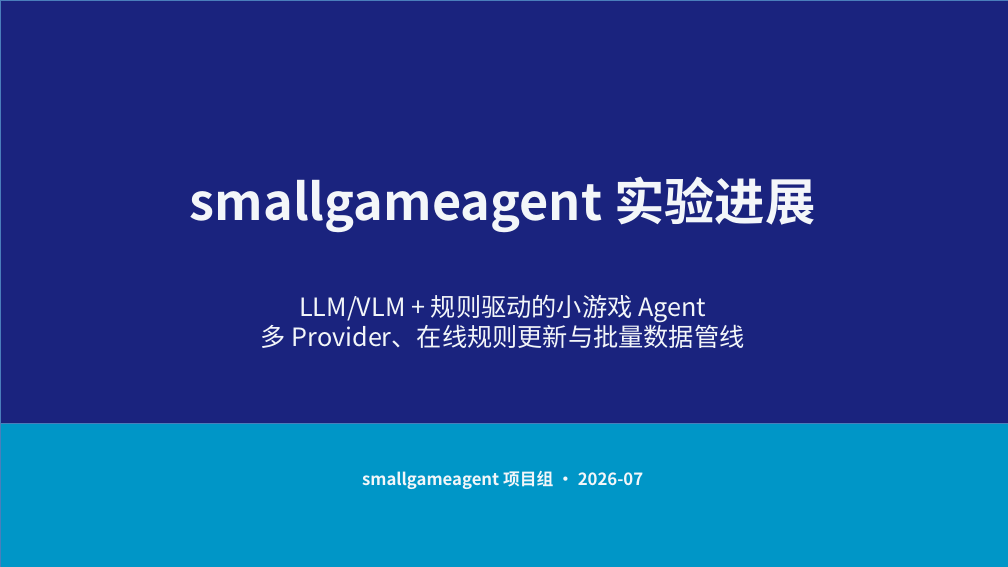
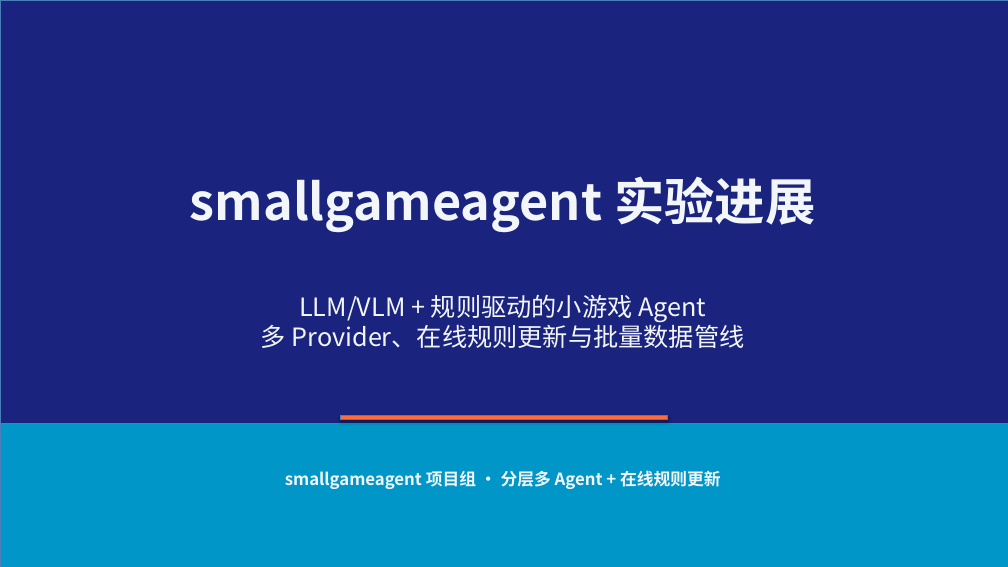
Before and after one commit to tzhazuma/smallgameagent, a slide deck: slide 1 of reports/smallgameagent_report.pptx. Drawn at 1008x567 pixels with LibreOffice and Linux fonts; fonts in the diff are those of the drawing. Boxes give left, top, right and bottom in pixels: in the first picture for what was removed or moved away, otherwise in the second. Text is boxed around its words. In the diff, an @@ line names an element or a change of style, - is before the commit and + after.

```diff
--- a/reports/smallgameagent_report.pptx
+++ b/reports/smallgameagent_report.pptx
@@ rectangle added at box(340, 416, 668, 420), fill #FF6B35, outline #4B7EBC 0.75 pt @@
@@ text at box(285, 470, 720, 489): text changed @@
-smallgameagent 项目组 · 2026-07
+smallgameagent 项目组 · 分层多 Agent + 在线规则更新
```
Also in this commit, not shown: 19 other slides changed, 7 slides added, 1 slide removed, 16 other files.
